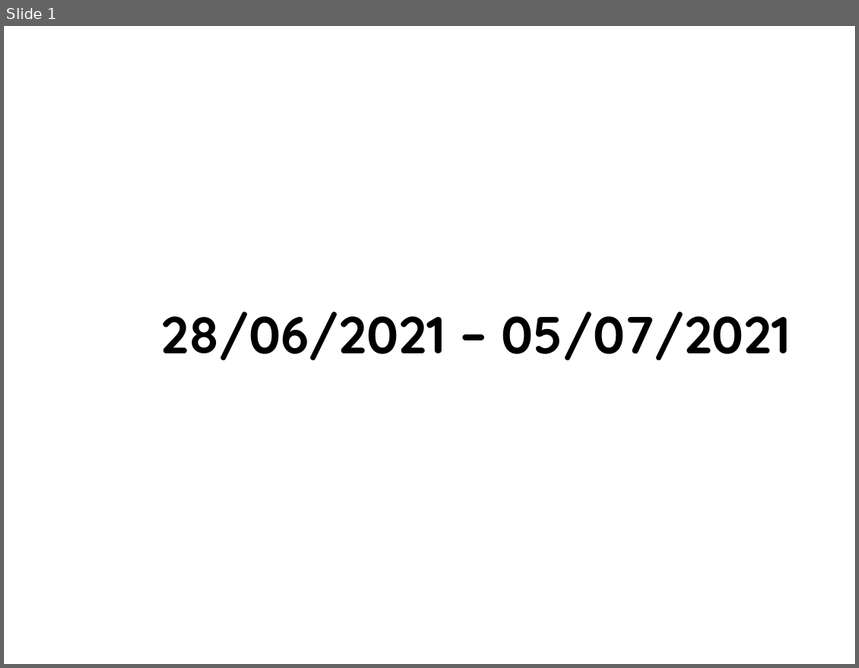
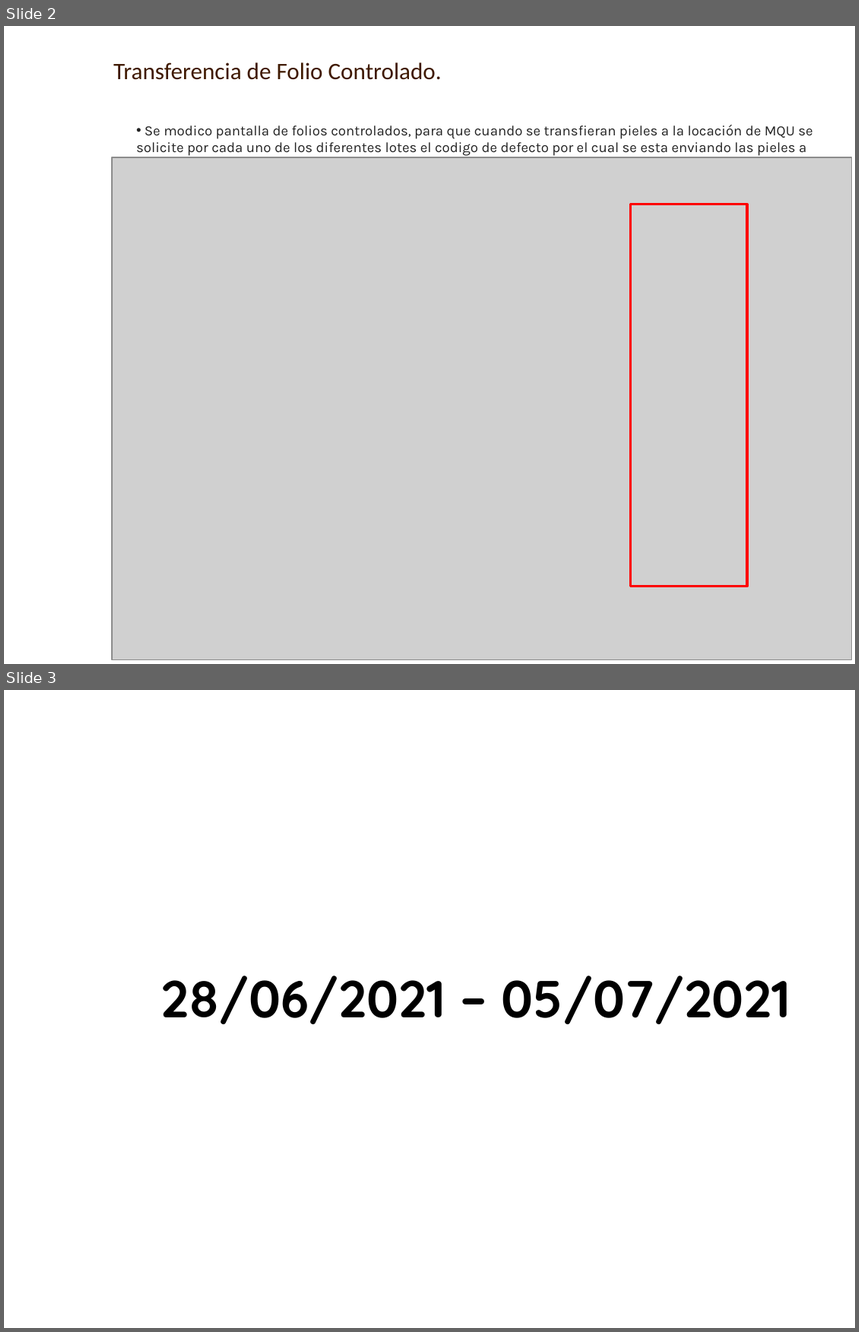
Before and after one commit to AXDELAROSA/CLASIFICACION_PIELES, a slide deck: Scripts_R100_Materiales/Folios_Transaccion/Docs/IT_DEV_FOLIOS_22102020.pptx. Shown one above the other, each under a label of ours: slide 1 before the commit, slides 2 and 3 after it. The pictures are 859x668 and 859x1332 pixels, drawn with LibreOffice and Linux fonts; fonts in the diff are those of the drawing; grey boxes stand for pictures; background and template pictures are left out. Boxes give left, top, right and bottom in pixels: in the first picture for what was removed or moved away, otherwise in the second. Text is boxed around its words. In the diff, an @@ line names an element or a change of style, - is before the commit and + after.

```diff
--- a/Scripts_R100_Materiales/Folios_Transaccion/Docs/IT_DEV_FOLIOS_22102020.pptx
+++ b/Scripts_R100_Materiales/Folios_Transaccion/Docs/IT_DEV_FOLIOS_22102020.pptx
@@ slide 2 added at (x1=4, y1=26, x2=855, y2=664), background picture (left out) @@
@@ text added at (x1=113, y1=62, x2=442, y2=80), 20 pt, text #3F1900 @@
+Transferencia de Folio Controlado.
@@ text added at (x1=136, y1=125, x2=813, y2=158), 12 pt, text #222222 @@
+• Se modico pantalla de folios controlados, para que cuando se transfieran pieles a la locación de MQU se solicite por cada uno de los diferentes lotes el codigo de defecto por el cual se esta enviando las pieles a MQU.
@@ picture added at (x1=112, y1=158, x2=852, y2=661) @@
@@ rectangle added at (x1=630, y1=205, x2=747, y2=587), outline #FF0000 2 pt @@
@@ what was slide 1 is now slide 3 @@
```
Also in this commit, not shown: 1 other slide added, 11 other files.
